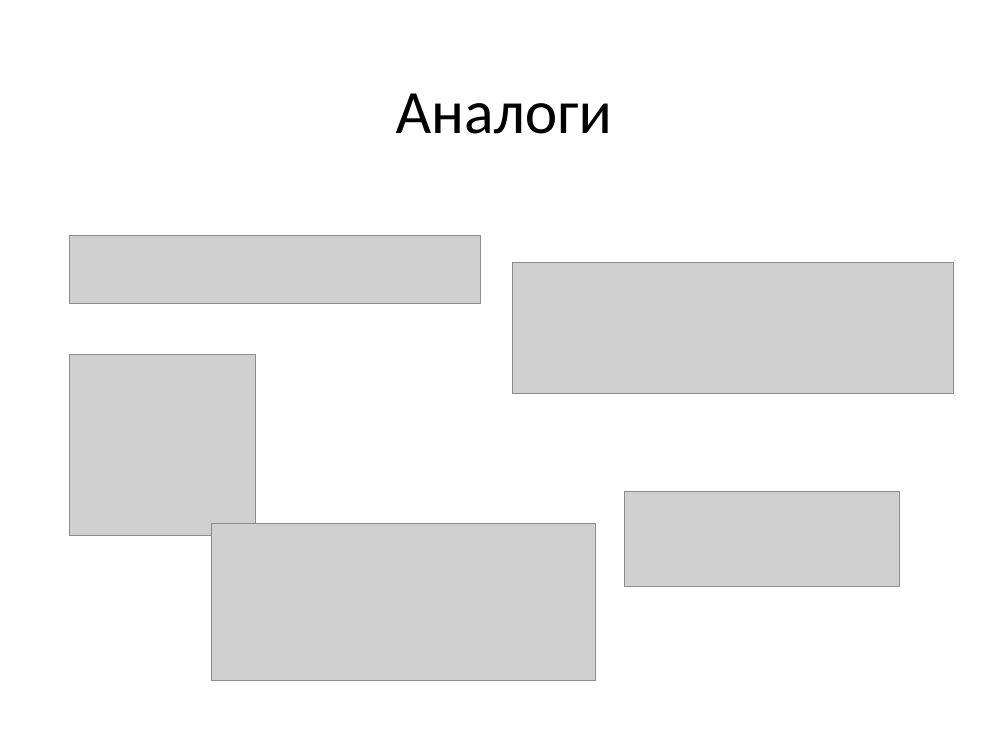
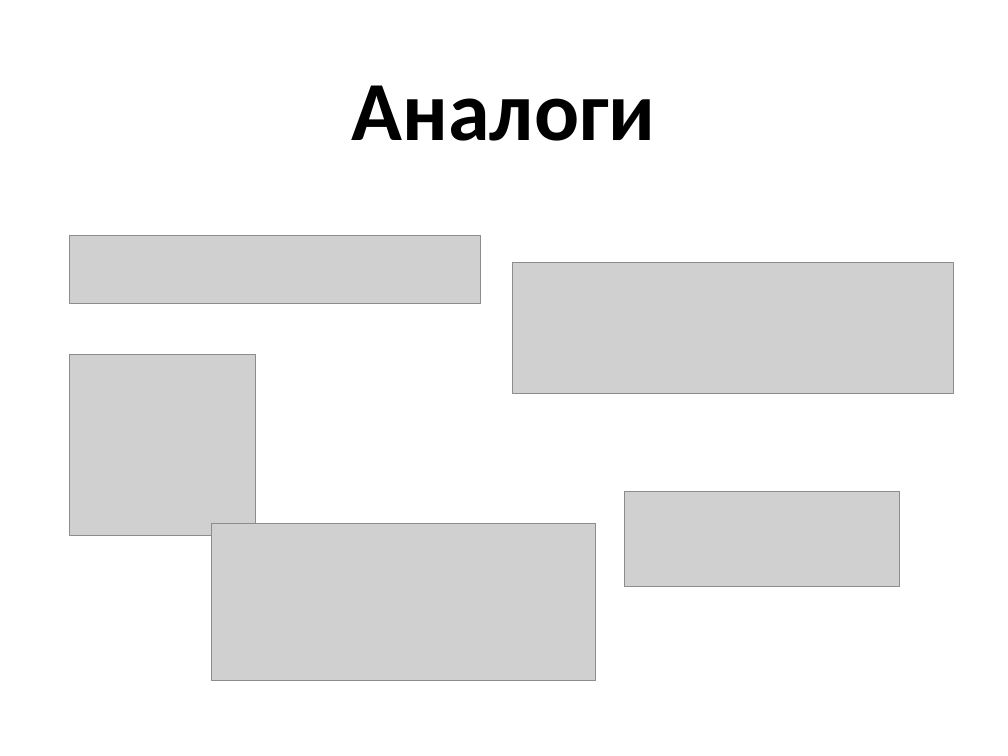
Before and after one commit to Alex-hv/1991energy, a slide deck: slide 6 of Presentation.pptx. Drawn at 1008x756 pixels with LibreOffice and Linux fonts; fonts in the diff are those of the drawing; grey boxes stand for pictures. Boxes give left, top, right and bottom in pixels: in the first picture for what was removed or moved away, otherwise in the second. Text is boxed around its words. In the diff, an @@ line names an element or a change of style, - is before the commit and + after.

Commit message:
Presentation add artem

```diff
--- a/Presentation.pptx
+++ b/Presentation.pptx
@@ title "Аналоги" at box(352, 85, 656, 141): size 44 to 60 pt, bold on @@
```
Also in this commit, not shown: 1 other file.
